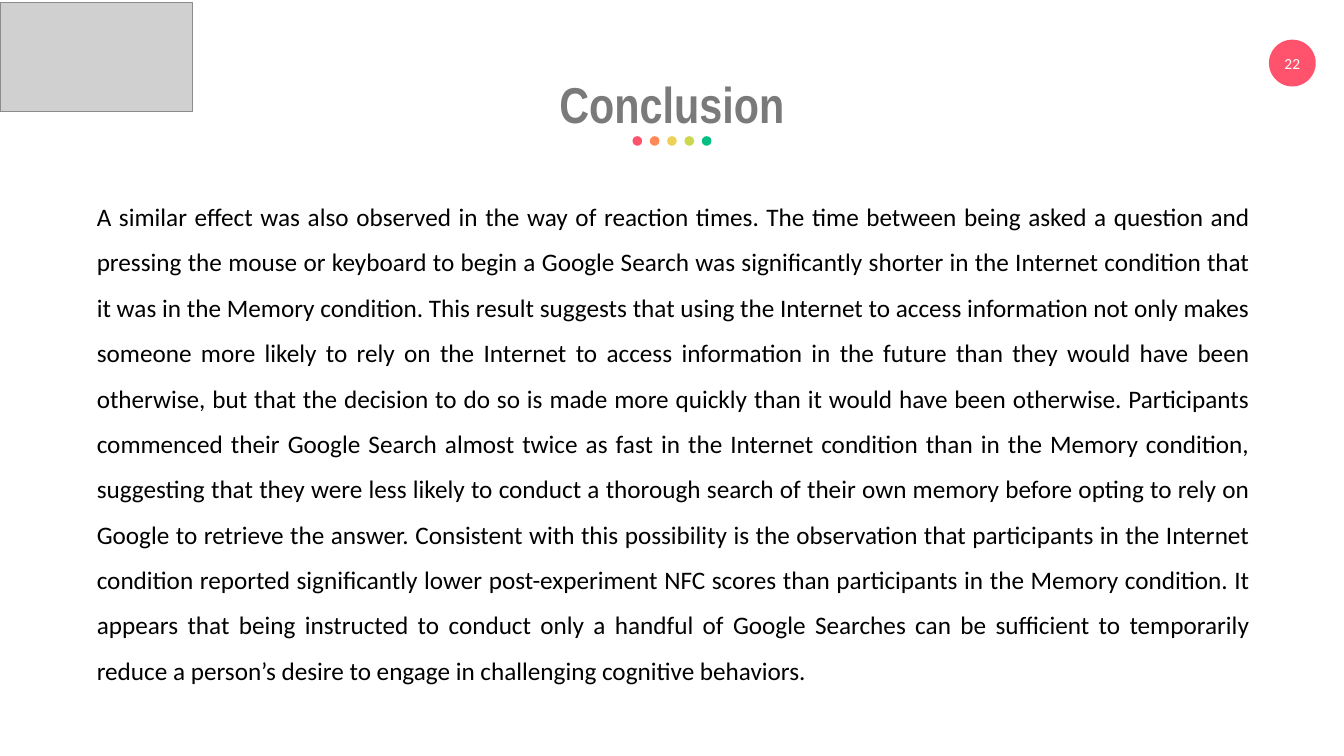
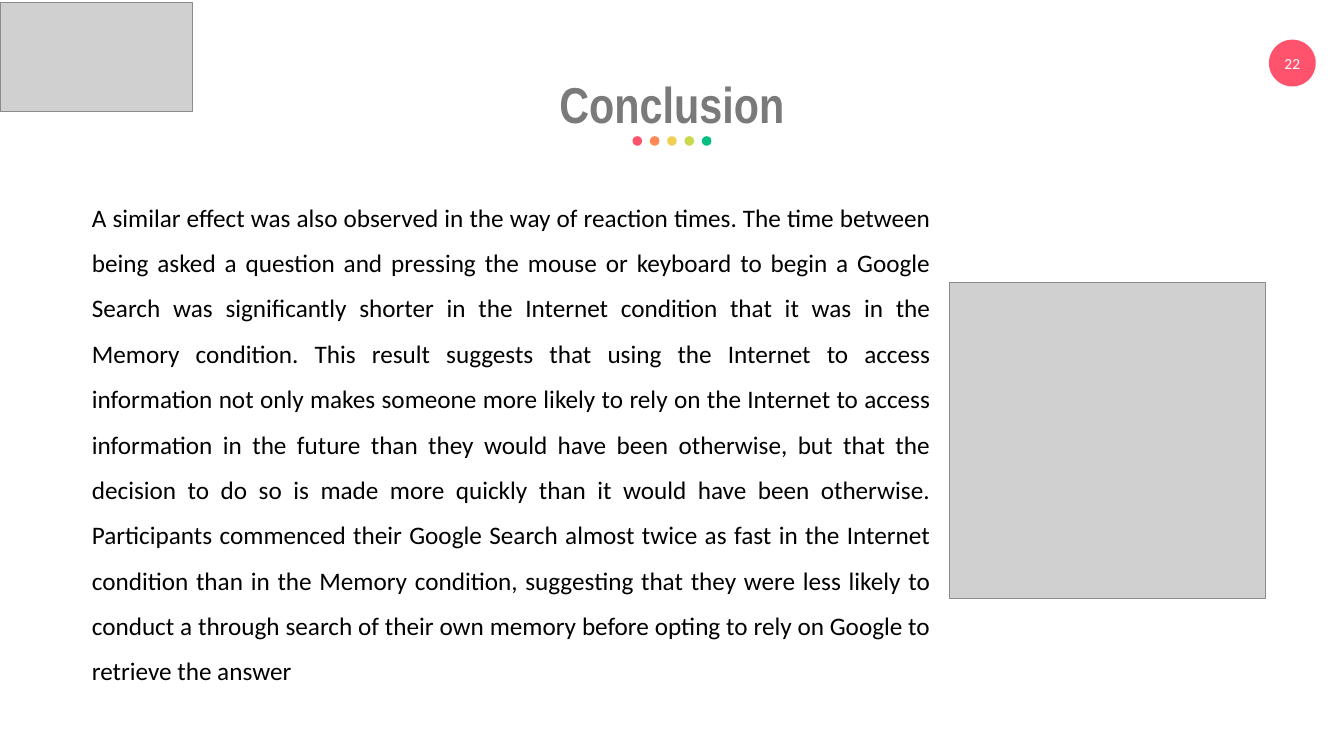
Before and after one commit to eemintz/ResearchML, a slide deck: slide 22 of PresentationEliyahuMintz.pptx. Drawn at 1344x756 pixels with LibreOffice and Linux fonts; fonts in the diff are those of the drawing; grey boxes stand for pictures. Boxes give left, top, right and bottom in pixels: in the first picture for what was removed or moved away, otherwise in the second. Text is boxed around its words. In the diff, an @@ line names an element or a change of style, - is before the commit and + after.

```diff
--- a/PresentationEliyahuMintz.pptx
+++ b/PresentationEliyahuMintz.pptx
@@ text at [92,209,930,681]: text changed @@
-A similar effect was also observed in the way of reaction times. The time between being asked a question and pressing the mouse or keyboard to begin a Google Search was significantly shorter in the Internet condition that it was in the Memory condition. This result suggests that using the Internet to access information not only makes someone more likely to rely on the Internet to access information in the future than they would have been otherwise, but that the decision to do so is made more quickly than it would have been otherwise. Participants commenced their Google Search almost twice as fast in the Internet condition than in the Memory condition, suggesting that they were less likely to conduct a thorough search of their own memory before opting to rely on Google to retrieve the answer. Consistent with this possibility is the observation that participants in the Internet condition reported significantly lower post-experiment NFC scores than participants in the Memory condition. It appears that being instructed to conduct only a handful of Google Searches can be sufficient to temporarily reduce a person’s desire to engage in challenging cognitive behaviors.
+A similar effect was also observed in the way of reaction times. The time between being asked a question and pressing the mouse or keyboard to begin a Google Search was significantly shorter in the Internet condition that it was in the Memory condition. This result suggests that using the Internet to access information not only makes someone more likely to rely on the Internet to access information in the future than they would have been otherwise, but that the decision to do so is made more quickly than it would have been otherwise. Participants commenced their Google Search almost twice as fast in the Internet condition than in the Memory condition, suggesting that they were less likely to conduct a through search of their own memory before opting to rely on Google to retrieve the answer
@@ picture added at [950,282,1266,599] @@
```
Also in this commit, not shown: 1 slide added.
